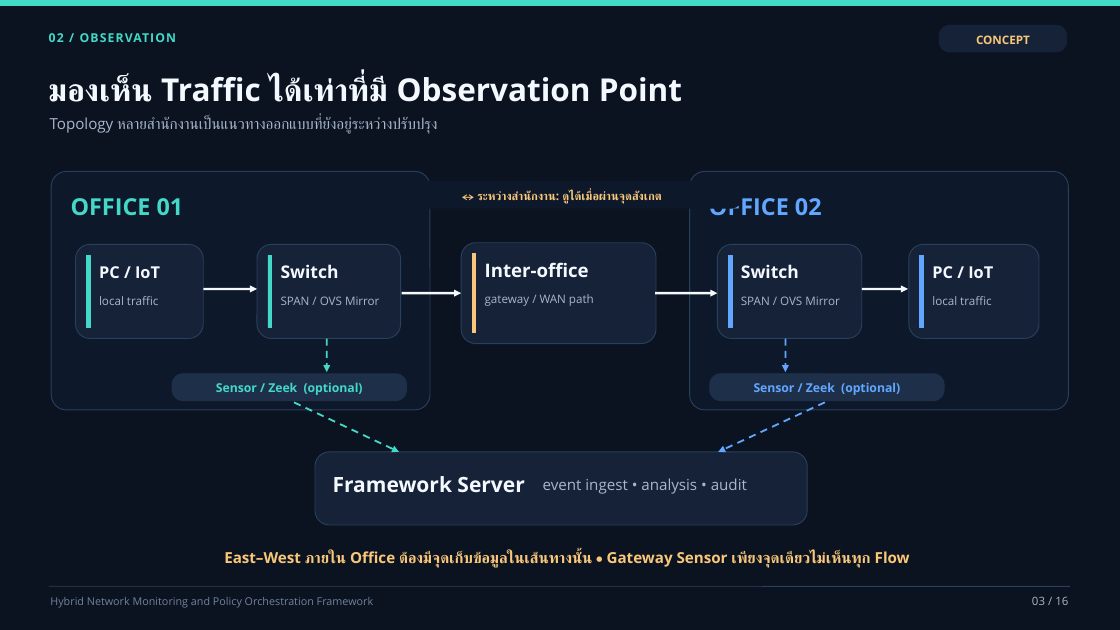
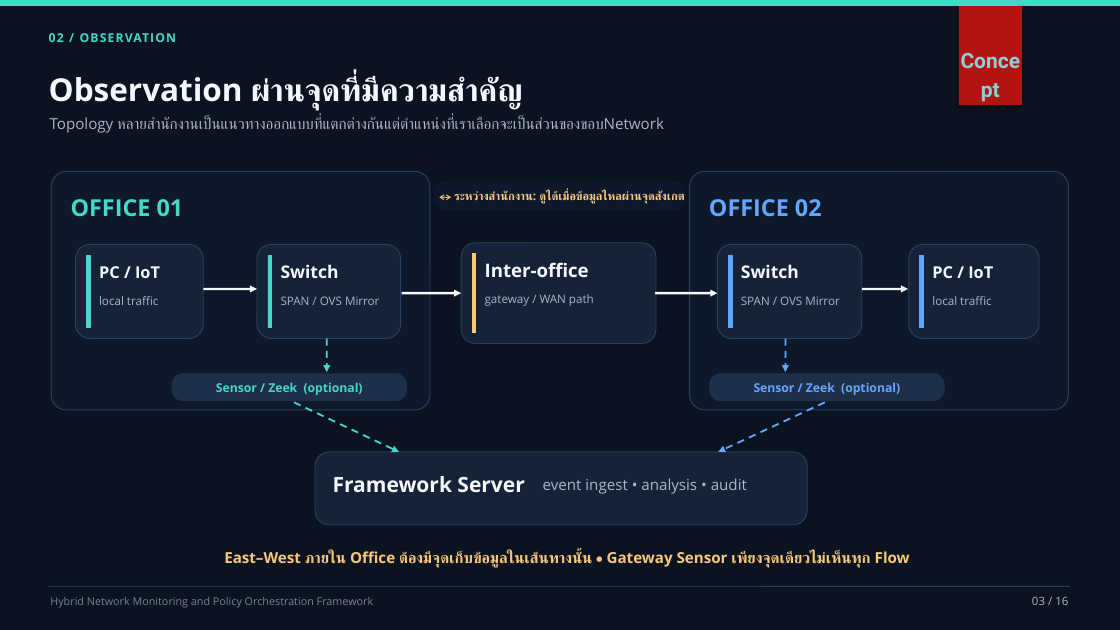
Before and after one commit to Jesadaphoukrongthong/Hybrid-Network-Monitoring-and-Policy-Orchestration-Framework, a slide deck: slide 3 of docs/paper/Hybrid_Network_Monitoring_PowerPoint_2021_Compatible.pptx. Drawn at 1120x630 pixels with LibreOffice and Linux fonts; fonts in the diff are those of the drawing; background and template pictures are left out. Boxes give left, top, right and bottom in pixels: in the first picture for what was removed or moved away, otherwise in the second. Text is boxed around its words. In the diff, an @@ line names an element or a change of style, - is before the commit and + after.

```diff
--- a/docs/paper/Hybrid_Network_Monitoring_PowerPoint_2021_Compatible.pptx
+++ b/docs/paper/Hybrid_Network_Monitoring_PowerPoint_2021_Compatible.pptx
@@ rounded rectangle removed at [939, 25, 1067, 52] @@
@@ rectangle added at [959, 0, 1022, 105], fill #B01513 @@
@@ text at [976, 35, 1030, 44]: text changed; size 10 to 18 pt; font Open Sans to Roboto; text colour #F8C77A to #8AD0D6 @@
-CONCEPT
+Concept
@@ text at [49, 76, 522, 110]: text changed @@
-มองเห็น Traffic ได้เท่าที่มี Observation Point
+Observation ผ่านจุดที่มีความสำคัญ
@@ text at [50, 116, 664, 133]: text changed @@
-Topology หลายสำนักงานเป็นแนวทางออกแบบที่ยังอยู่ระหว่างปรับปรุง
+Topology หลายสำนักงานเป็นแนวทางออกแบบที่แตกต่างกันแต่ตำแหน่งที่เราเลือกจะเป็นส่วนของขอบNetwork
@@ rounded rectangle: place and size @@
-rounded rectangle at [382, 181, 742, 208]
+rounded rectangle at [434, 181, 686, 210]
@@ text at [454, 191, 685, 204]: text changed @@
-↔ ระหว่างสำนักงาน: ดูได้เมื่อผ่านจุดสังเกต
+↔ ระหว่างสำนักงาน: ดูได้เมื่อข้อมูลไหลผ่านจุดสังเกต
@@ text "OFFICE 02" at [709, 199, 822, 217]: line spacing 1.02 to 1.12 @@
```
Also in this commit, not shown: 15 other slides changed, 4 other files.
